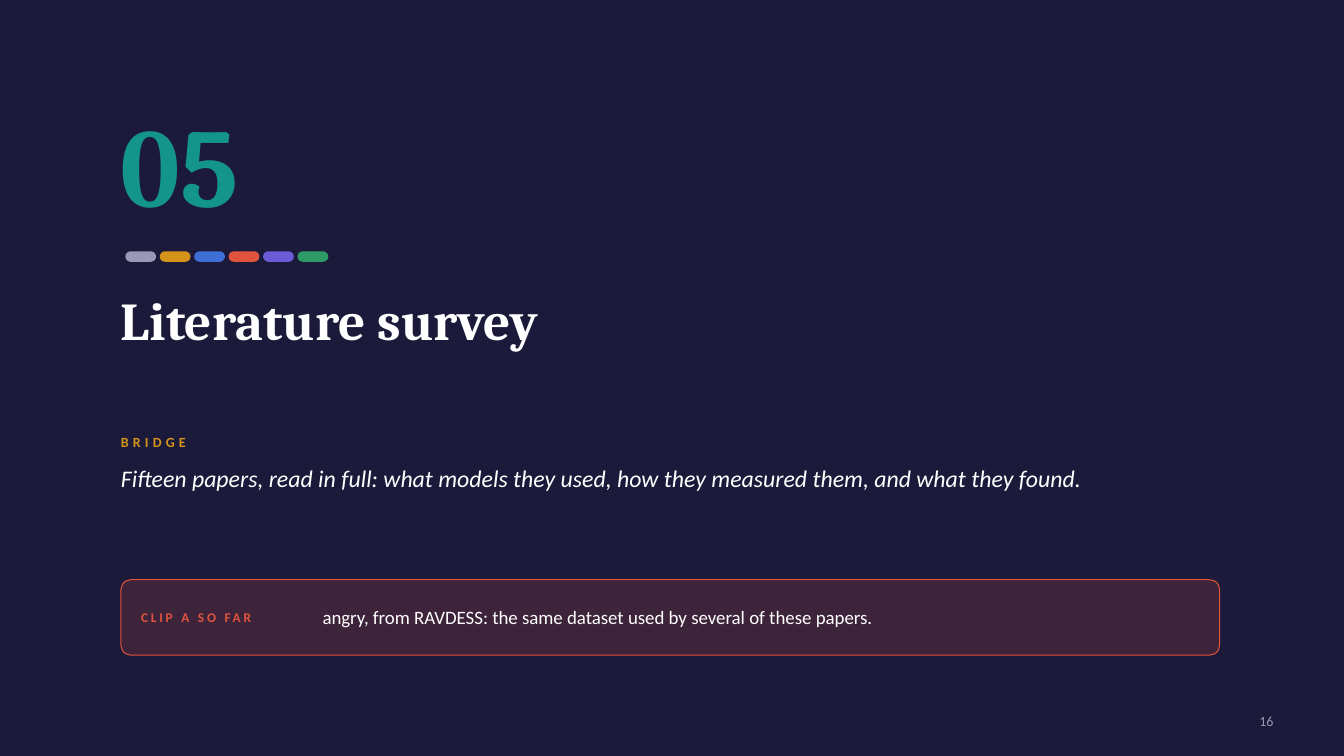
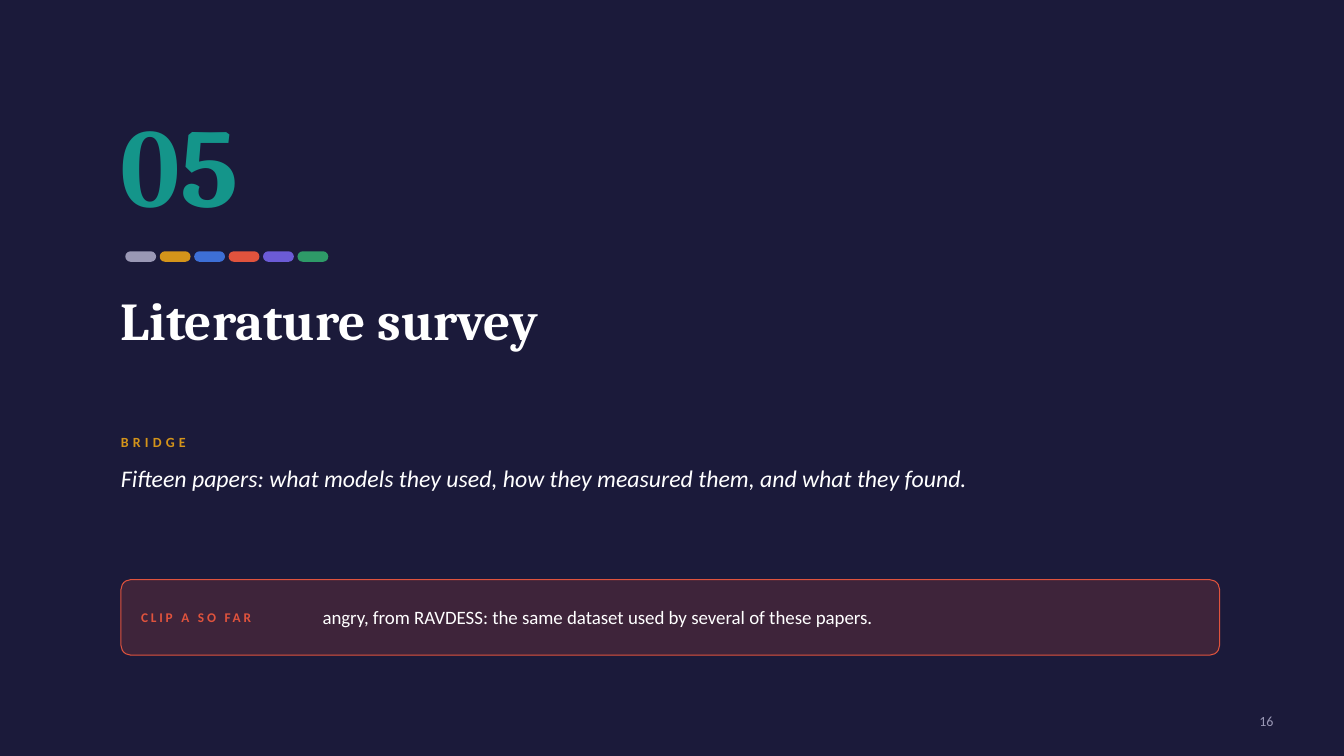
Before and after one commit to shreyashsp25/lucid-speech-emotion-xai, a slide deck: slide 16 of report/Lucid_Final_Review.pptx. Drawn at 1344x756 pixels with LibreOffice and Linux fonts; fonts in the diff are those of the drawing. Boxes give left, top, right and bottom in pixels: in the first picture for what was removed or moved away, otherwise in the second. Text is boxed around its words. In the diff, an @@ line names an element or a change of style, - is before the commit and + after.

```diff
--- a/report/Lucid_Final_Review.pptx
+++ b/report/Lucid_Final_Review.pptx
@@ text at (121,470,967,491): text changed @@
-Fifteen papers, read in full: what models they used, how they measured them, and what they found.
+Fifteen papers: what models they used, how they measured them, and what they found.
```
Also in this commit, not shown: 17 other slides changed, 1 slide added, 8 other files.
